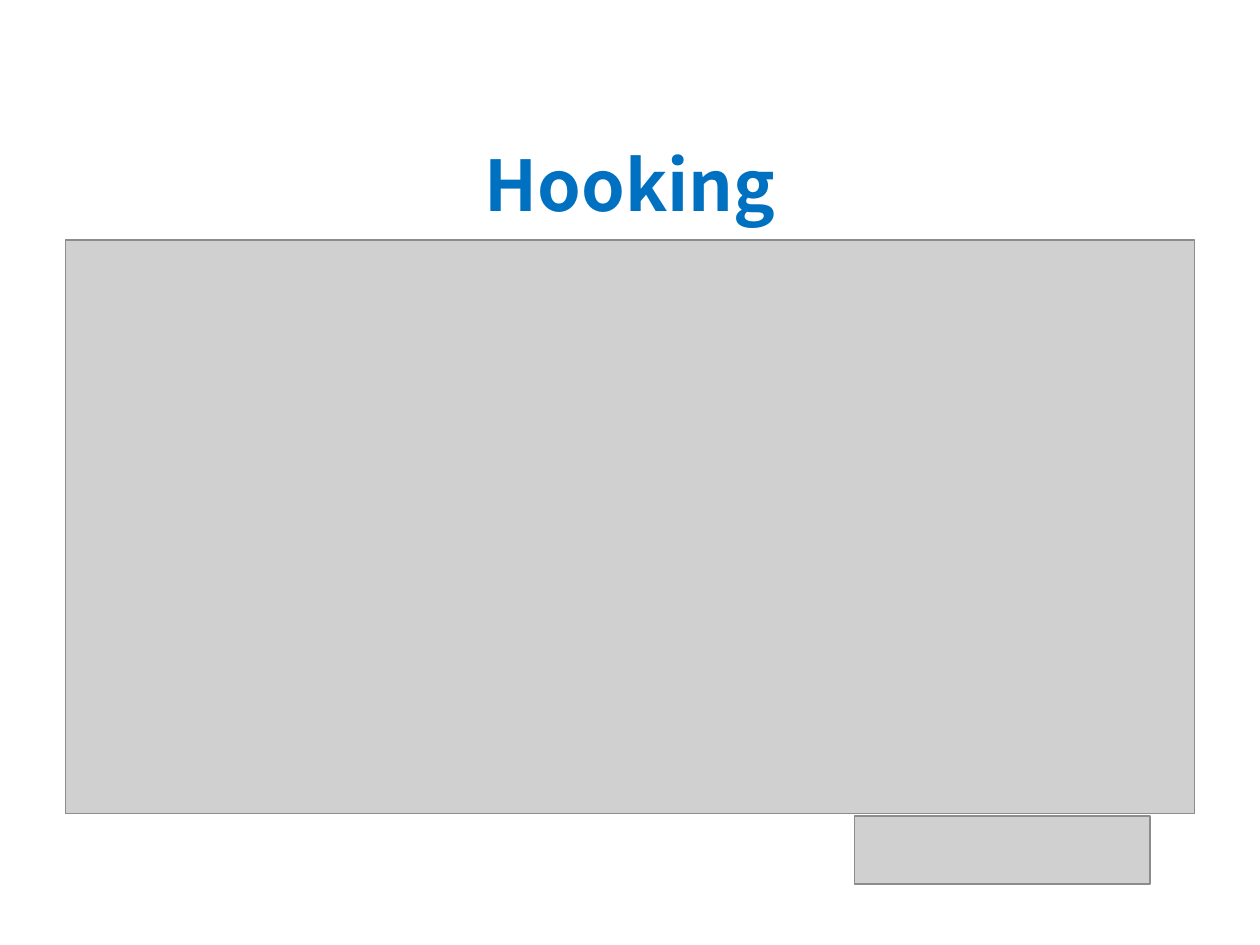
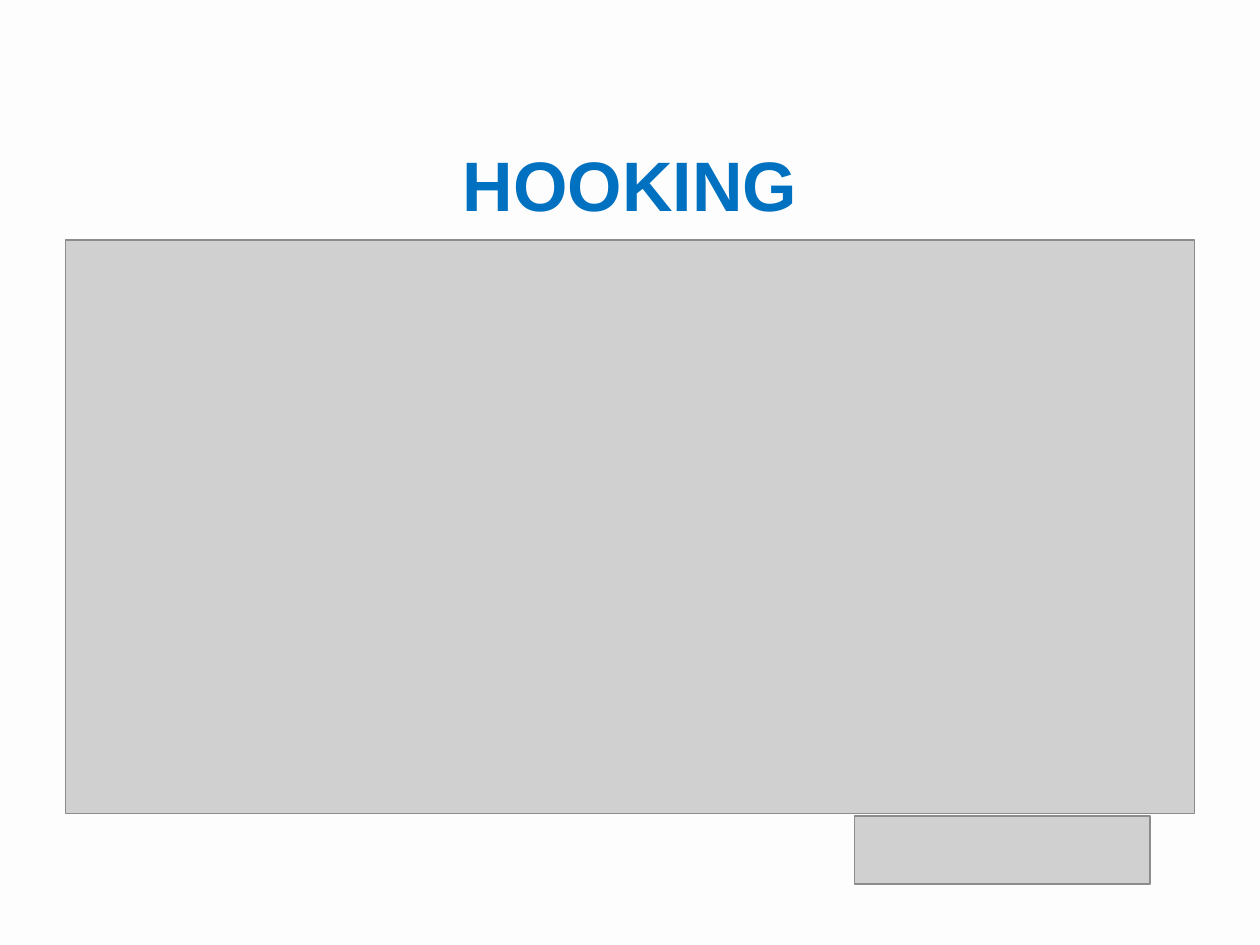
Before and after one commit to Empier/CodeEngn_2018, a slide deck: slide 7 of ##########################################################Code_Engn[강민수].pptx. Drawn at 1260x945 pixels with LibreOffice and Linux fonts; fonts in the diff are those of the drawing; grey boxes stand for pictures. Boxes give left, top, right and bottom in pixels: in the first picture for what was removed or moved away, otherwise in the second. Text is boxed around its words. In the diff, an @@ line names an element or a change of style, - is before the commit and + after.

```diff
--- a/##########################################################Code_Engn[강민수].pptx
+++ b/##########################################################Code_Engn[강민수].pptx
@@ background #FFFFFF to #F5F5F5 at 20% opacity @@
@@ text at <box>463,162,797,212</box>: text changed; font Noto Sans CJK KR to Arial @@
-Hooking
+HOOKING
```
Also in this commit, not shown: 13 other slides changed, 4 slides added, 3 slides removed, 1 other file.
